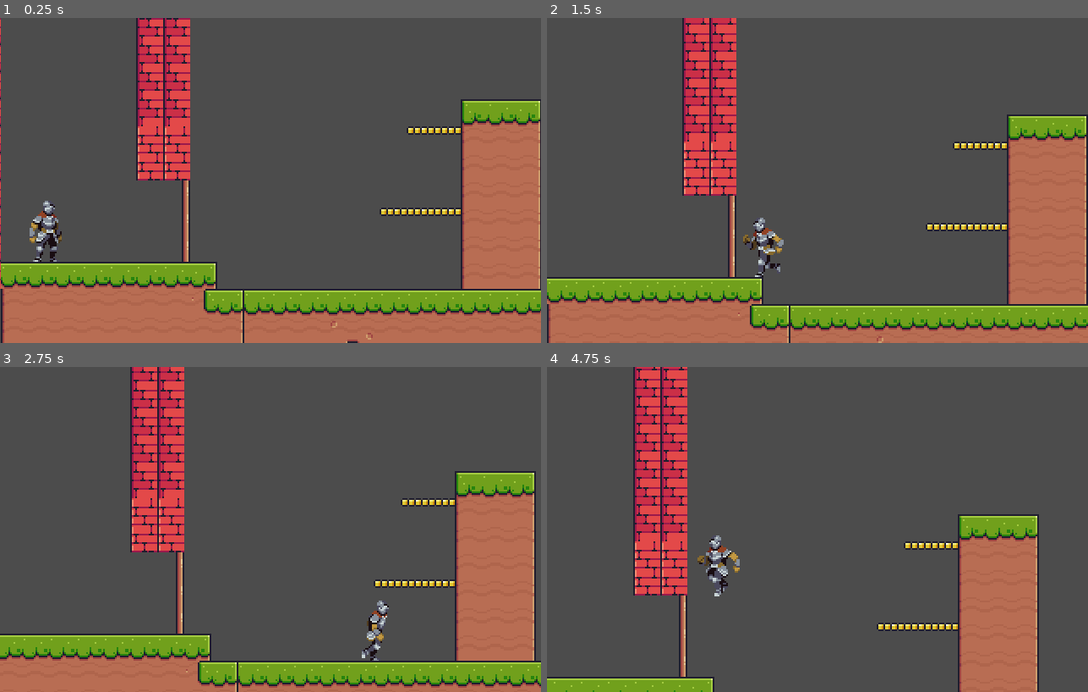
Above: before the commit, frames 1-4 (two rows, left to right).
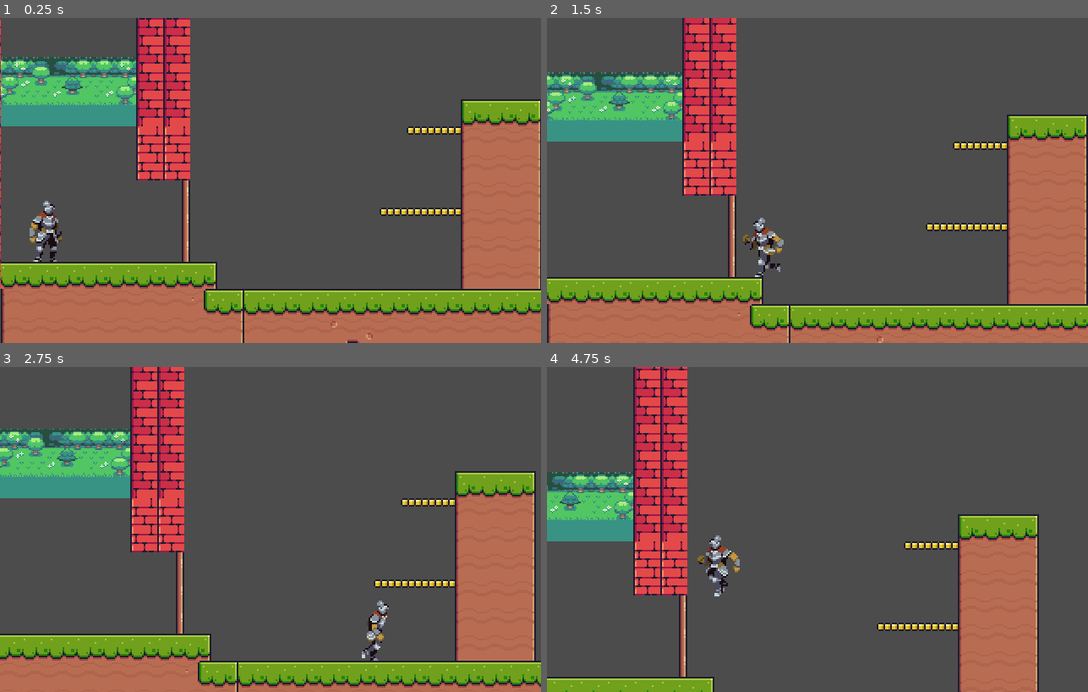
Above: after the commit, the same moments.

Repository: YuriOliveira0506/meu-primeiro-jogo
Game: Godot game, scene res://levels/level_01.tscn
Same seed, same stepped clock (60 frames per second), same inputs: the game is played once before the commit and once after it.
Inputs:
- Up to frame 1 (0.25 s): no input
- Up to frame 2 (1.5 s): hold D (move_right) 0.53-1.28 s; tap Space (jump) at 0.77 s; hold A (move_left) from 1.28 s (still down)
- Up to frame 3 (2.75 s): tap Space (jump) at 1.52 s; release A (move_left) at 2.03 s; hold D (move_right) from 2.03 s (still down)
- Up to frame 4 (4.75 s): tap Space (jump) at 3.02, 3.77, 4.52 s; release D (move_right) at 3.53 s; hold A (move_left) from 3.53 s (still down)

The runs differ from the first frame. In frame 1, 5.3% of the frame differs, in the area x 0-26%, y 11-34%; in frame 2, 5.3%, in the area x 0-25%, y 16-39%; in frame 3, 5.1%; in frame 4, 3.4%.

Commit message:
começo do cenario

Diff:
--- a/levels/level_01.tscn
+++ b/levels/level_01.tscn
@@ -1,6 +1,7 @@
-[gd_scene load_steps=52 format=2]
+[gd_scene load_steps=53 format=2]
 
 [ext_resource path="res://scenes/player.tscn" type="PackedScene" id=1]
+[ext_resource path="res://assets/parallax/1 - Foreground_scenery.png" type="Texture" id=2]
 [ext_resource path="res://assets/Terrain/Terrain (16x16).png" type="Texture" id=3]
 [ext_resource path="res://assets/Terrain/tilemap2.png" type="Texture" id=4]
 
@@ -1201,3 +1202,12 @@
 cell_custom_transform = Transform2D( 16, 0, 0, 16, 0, 0 )
 format = 1
 tile_data = PoolIntArray( -2228225, 50, 0, -2293760, 44, 0, -2293759, 50, 0, -2293758, 50, 0, -2293757, 50, 0, -2293756 …(35582 unchanged characters)…
+
+[node name="ParallaxBackground" type="ParallaxBackground" parent="."]
+
+[node name="ParallaxLayer" type="ParallaxLayer" parent="ParallaxBackground"]
+
+[node name="Sprite" type="Sprite" parent="ParallaxBackground/ParallaxLayer"]
+position = Vector2( -32, -28 )
+scale = Vector2( 0.777778, 0.730769 )
+texture = ExtResource( 2 )
